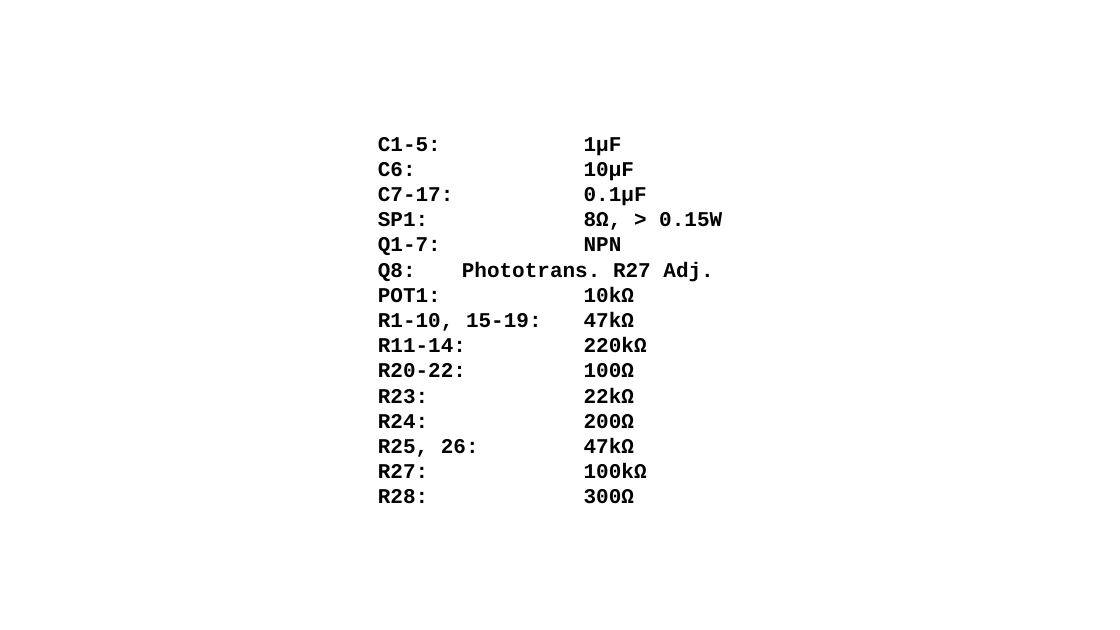
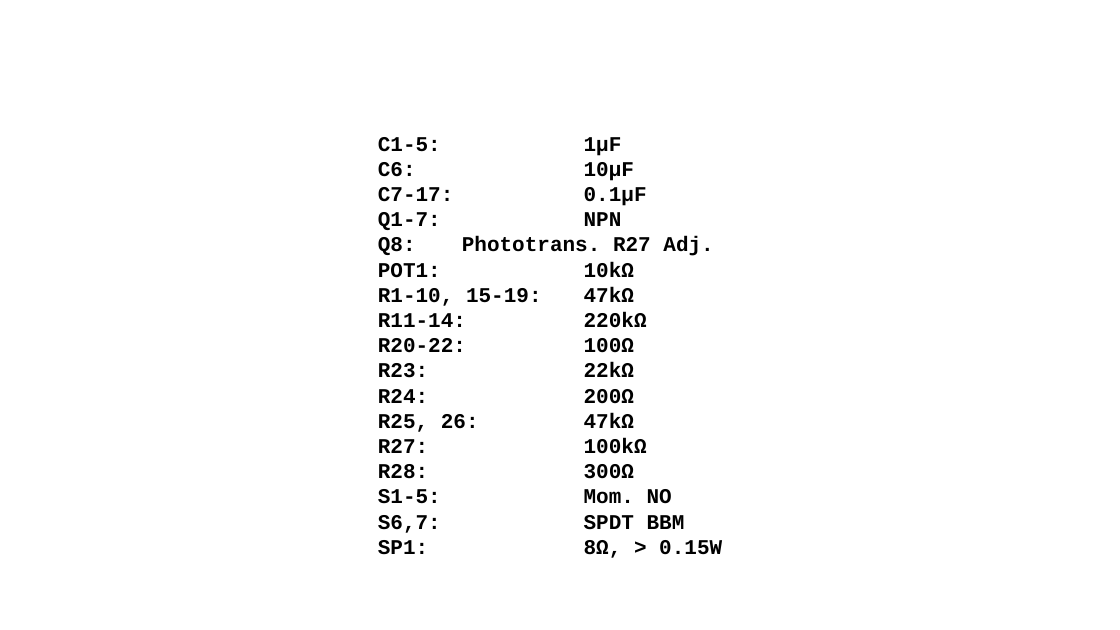
Before and after one commit to vilhelmen/accessory_board, a slide deck: slide 3 of images.pptx. Drawn at 1120x630 pixels with LibreOffice and Linux fonts; fonts in the diff are those of the drawing. Boxes give left, top, right and bottom in pixels: in the first picture for what was removed or moved away, otherwise in the second. Text is boxed around its words. In the diff, an @@ line names an element or a change of style, - is before the commit and + after.

```diff
--- a/images.pptx
+++ b/images.pptx
@@ text at box(378, 212, 722, 230): paragraph removed @@
-SP1: 8Ω, > 0.15W
@@ text at box(378, 489, 722, 558): paragraphs added @@
+S1-5: Mom. NO
+S6,7: SPDT BBM
+SP1: 8Ω, > 0.15W
```
Also in this commit, not shown: 1 other slide changed, 5 other files.
